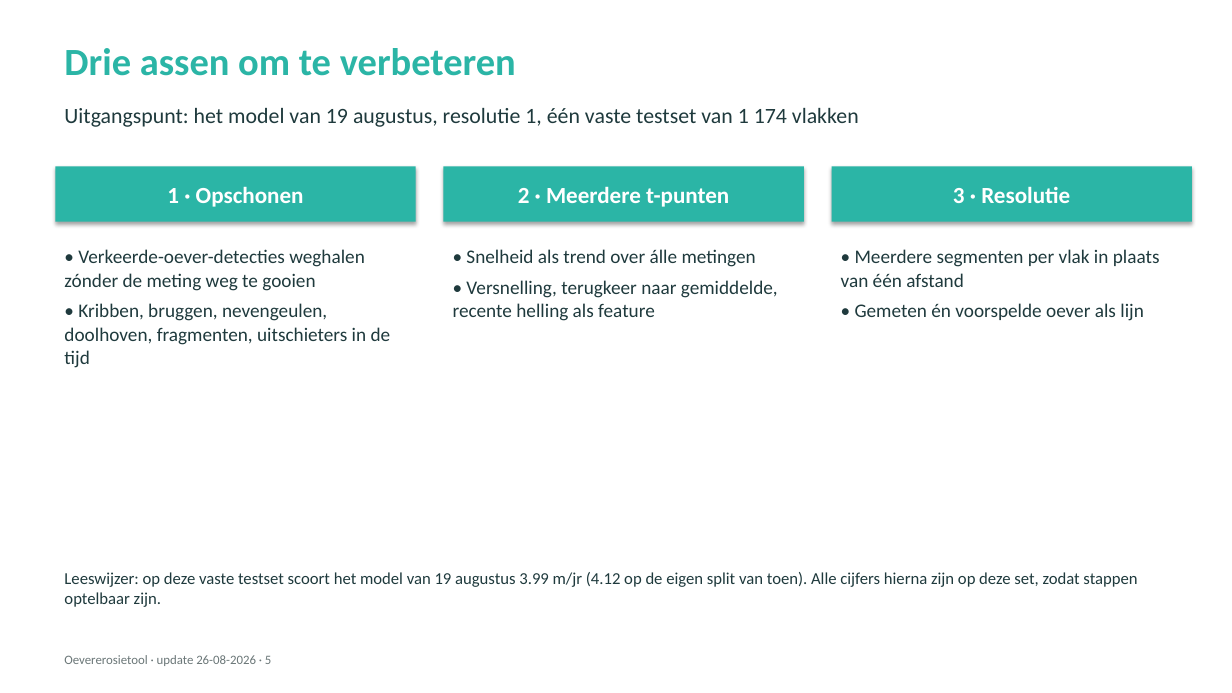
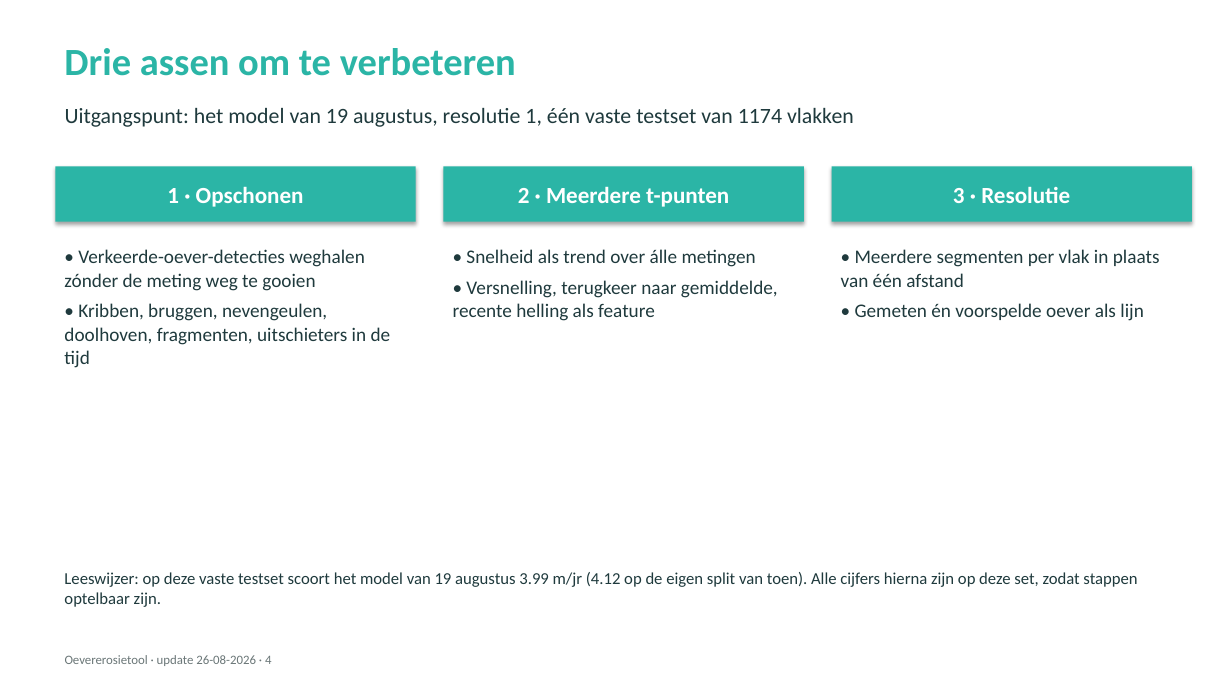
Before and after one commit to HAL24K/wocu-oevererosie, a slide deck: slide 4 of docs/presentations/20260826_update_v2.pptx (slide 5 before the commit). Drawn at 1232x693 pixels with LibreOffice and Linux fonts; fonts in the diff are those of the drawing. Boxes give left, top, right and bottom in pixels: in the first picture for what was removed or moved away, otherwise in the second. Text is boxed around its words. In the diff, an @@ line names an element or a change of style, - is before the commit and + after.

```diff
--- a/docs/presentations/20260826_update_v2.pptx
+++ b/docs/presentations/20260826_update_v2.pptx
@@ text at <box>65,108,854,127</box>: spaces changed @@
-Uitgangspunt: het model van 19 augustus, resolutie 1, één vaste testset van 1 174 vlakken
+Uitgangspunt: het model van 19 augustus, resolutie 1, één vaste testset van 1174 vlakken
@@ text at <box>65,655,271,666</box>: text changed @@
-Oevererosietool · update 26-08-2026 · 5
+Oevererosietool · update 26-08-2026 · 4
```
Also in this commit, not shown: 14 other slides changed, 1 slide removed, 3 other files.
